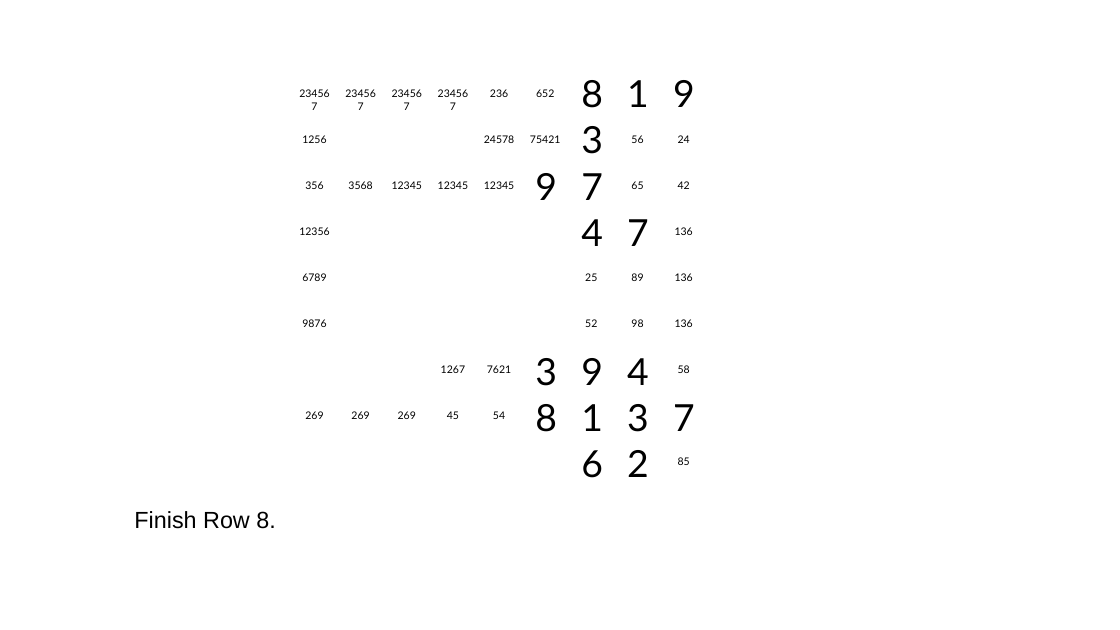
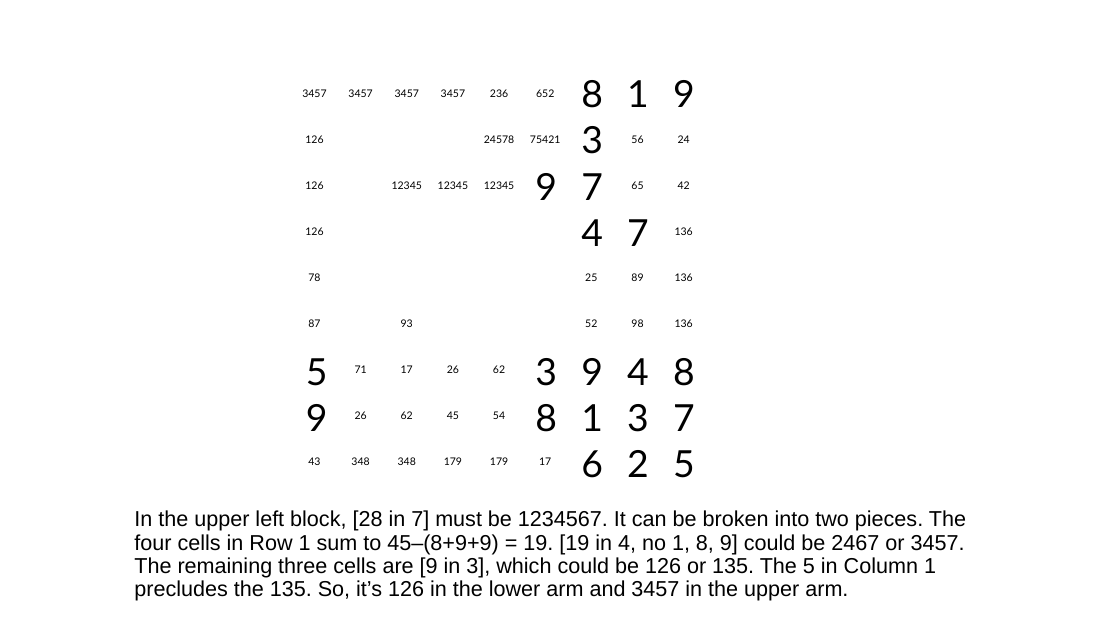
Before and after one commit to jhardis/WSJ_Number_Puzzles, a slide deck: slide 33 of 20260516_1.pptx (slide 26 before the commit). Drawn at 1120x630 pixels with LibreOffice and Linux fonts; fonts in the diff are those of the drawing; background and template pictures are left out. Boxes give left, top, right and bottom in pixels: in the first picture for what was removed or moved away, otherwise in the second. Text is boxed around its words. In the diff, an @@ line names an element or a change of style, - is before the commit and + after.

```diff
--- a/20260516_1.pptx
+++ b/20260516_1.pptx
@@ text at <box>302,89,326,97</box>: text changed @@
-234567
+3457
@@ text at <box>348,89,372,97</box>: text changed @@
-234567
+3457
@@ text at <box>395,89,419,97</box>: text changed @@
-234567
+3457
@@ text at <box>441,89,465,97</box>: text changed @@
-234567
+3457
@@ text at <box>305,135,323,143</box>: text changed @@
-1256
+126
@@ text at <box>305,181,323,189</box>: text changed @@
-356
+126
@@ text removed at <box>348,181,372,189</box> @@
-3568
@@ text at <box>305,227,323,235</box>: text changed @@
-12356
+126
@@ text at <box>308,273,320,281</box>: text changed @@
-6789
+78
@@ text at <box>308,319,320,327</box>: text changed @@
-9876
+87
@@ text added at <box>401,319,413,327</box>, 9 pt, text #000000 @@
+93
@@ text added at <box>306,358,328,386</box>, 32 pt, text #000000 @@
+5
@@ text added at <box>673,358,695,386</box>, 32 pt, text #000000 @@
+8
@@ text added at <box>355,365,367,373</box>, 9 pt, text #000000 @@
+71
@@ text added at <box>401,365,413,373</box>, 9 pt, text #000000 @@
+17
@@ text at <box>447,365,459,373</box>: text changed @@
-1267
+26
@@ text at <box>493,365,505,373</box>: text changed @@
-7621
+62
@@ text removed at <box>678,365,690,373</box> @@
-58
@@ text added at <box>306,404,328,431</box>, 32 pt, text #000000 @@
+9
@@ text at <box>355,411,367,419</box>: text changed @@
-269
+26
@@ text added at <box>401,411,413,419</box>, 9 pt, text #000000 @@
+62
@@ text at <box>308,457,320,465</box>: text changed @@
-269
+43
@@ text added at <box>351,457,369,465</box>, 9 pt, text #000000 @@
+348
@@ text at <box>398,457,416,465</box>: text changed @@
-269
+348
@@ text added at <box>444,457,462,465</box>, 9 pt, text #000000 @@
+179
@@ text added at <box>490,457,508,465</box>, 9 pt, text #000000 @@
+179
@@ text added at <box>539,457,551,465</box>, 9 pt, text #000000 @@
+17
@@ text added at <box>673,450,695,478</box>, 32 pt, text #000000 @@
+5
@@ text removed at <box>678,457,690,465</box> @@
-85
@@ text at <box>134,510,966,601</box>: text changed; size 20 to 18.5 pt @@
-Finish Row 8.
+In the upper left block, [28 in 7] must be 1234567. It can be broken into two pieces. The four cells in Row 1 sum to 45–(8+9+9) = 19. [19 in 4, no 1, 8, 9] could be 2467 or 3457. The remaining three cells are [9 in 3], which could be 126 or 135. The 5 in Column 1 precludes the 135. So, it’s 126 in the lower arm and 3457 in the upper arm.
```
Also in this commit, not shown: 34 other slides changed, 1 slide added, 2 slides removed.
